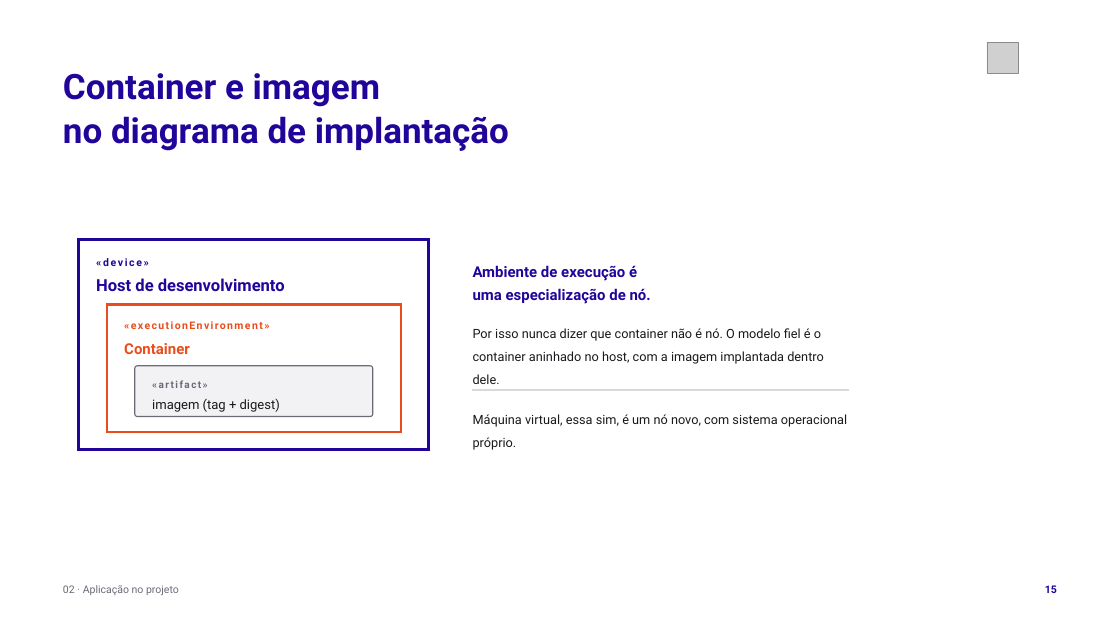
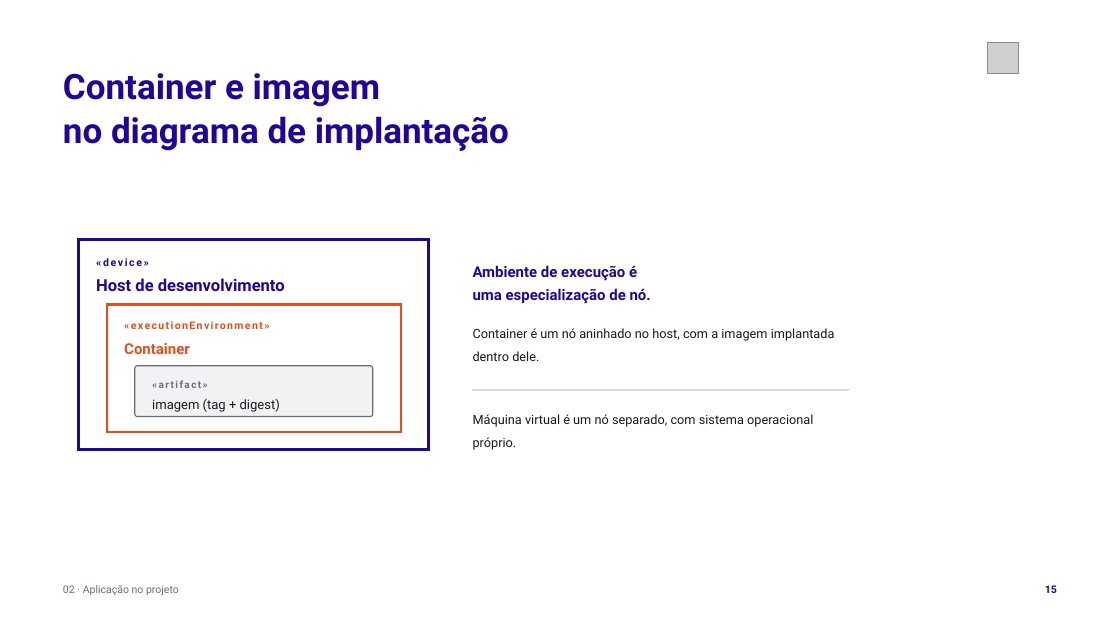
Before and after one commit to tcpassos/invite-app, a slide deck: slide 15 of trabalhos/T1-Docker-Invite-People.pptx. Drawn at 1120x630 pixels with LibreOffice and Linux fonts; fonts in the diff are those of the drawing; grey boxes stand for pictures. Boxes give left, top, right and bottom in pixels: in the first picture for what was removed or moved away, otherwise in the second. Text is boxed around its words. In the diff, an @@ line names an element or a change of style, - is before the commit and + after.

```diff
--- a/trabalhos/T1-Docker-Invite-People.pptx
+++ b/trabalhos/T1-Docker-Invite-People.pptx
@@ text at (473, 328, 835, 361): text changed @@
-Por isso nunca dizer que container não é nó. O modelo fiel é o container aninhado no host, com a imagem implantada dentro dele.
+Container é um nó aninhado no host, com a imagem implantada dentro dele.
@@ text at (473, 414, 813, 450): text changed @@
-Máquina virtual, essa sim, é um nó novo, com sistema operacional próprio.
+Máquina virtual é um nó separado, com sistema operacional próprio.
```
Also in this commit, not shown: 20 other slides changed, 20 other files.
